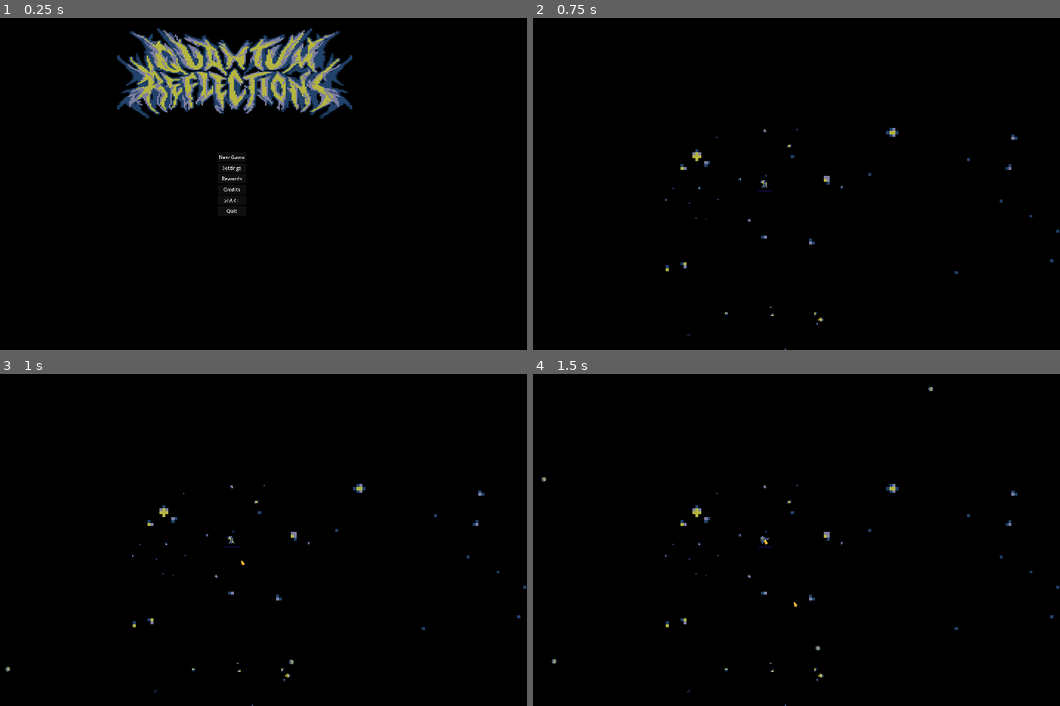
Above: before the commit, frames 1-4 (two rows, left to right).
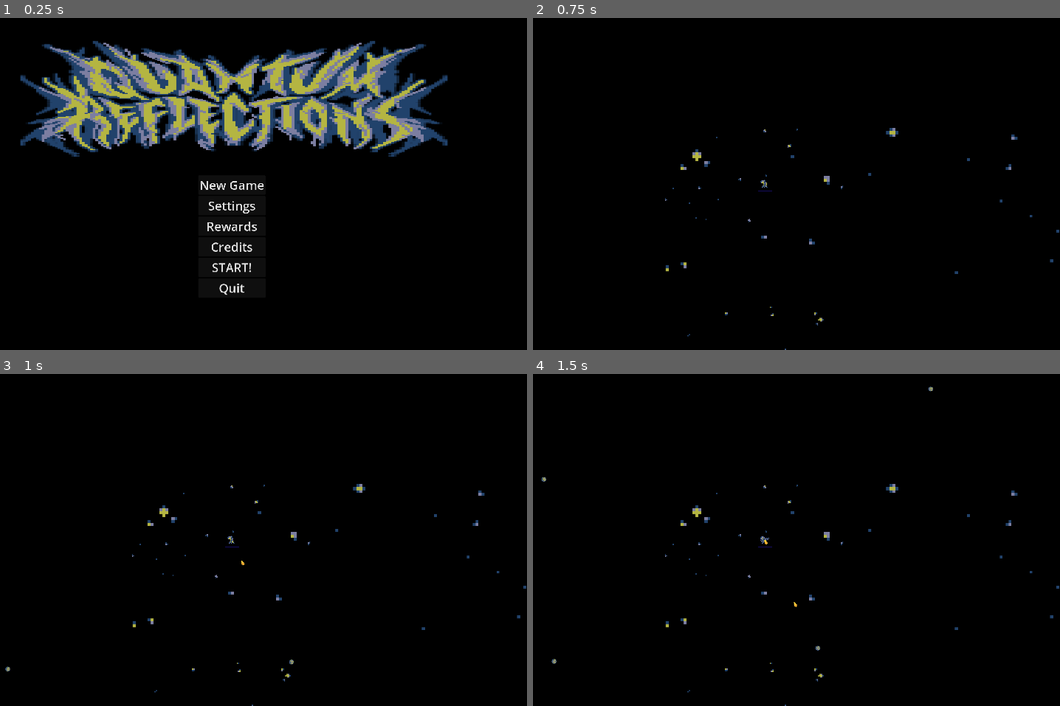
Above: after the commit, the same moments.

Repository: iparosds/Quantum-Reflections
Game: Godot game, scene res://scenes/menu.tscn
The game is run twice, just before and just after one commit, with the same random seed, the same clock (stepped at 60 frames per second) and the same inputs.
Inputs:
- Up to frame 1 (0.25 s): no input
- Up to frame 2 (0.75 s): click "New Game" at 0.5 s
- Up to frame 3 (1 s): no input
- Up to frame 4 (1.5 s): hold Right (move_right) from 1.28 s (still down)

The runs differ from the first frame. In frame 1, 20% of the frame differs, in the area x 3-86%, y 3-84%; in frame 2, nothing differs; in frame 3, nothing differs; in frame 4, nothing differs.

Commit message:
Ajustando tamanho do menu

Diff:
--- a/scenes/menu.tscn
+++ b/scenes/menu.tscn
@@ -1,7 +1,10 @@
-[gd_scene load_steps=3 format=3 uid="uid://bll1gjahn6i7g"]
+[gd_scene load_steps=4 format=3 uid="uid://bll1gjahn6i7g"]
 
 [ext_resource type="Script" path="res://scripts/menu.gd" id="1_l1qqr"]
 [ext_resource type="Texture2D" uid="uid://cqvqrxuxky4ih" path="res://assets/sprites/logo copiar.png" id="2_y8hp7"]
+
+[sub_resource type="Theme" id="Theme_uhqyi"]
+default_font_size = 40
 
 [node name="Menu" type="Control"]
 layout_mode = 3
@@ -10,10 +13,13 @@
 anchor_top = 0.5
 anchor_right = 0.5
 anchor_bottom = 0.5
+offset_top = 171.0
+offset_bottom = 171.0
 grow_horizontal = 2
 grow_vertical = 2
 size_flags_horizontal = 6
 size_flags_vertical = 4
+theme = SubResource("Theme_uhqyi")
 script = ExtResource("1_l1qqr")
 
 [node name="TextureRect" type="TextureRect" parent="."]
@@ -23,10 +29,10 @@
 anchor_top = 0.5
 anchor_right = 0.5
 anchor_bottom = 0.5
-offset_left = -373.0
-offset_top = -506.0
-offset_right = 392.0
-offset_bottom = -215.0
+offset_left = -688.0
+offset_top = -637.0
+offset_right = 702.0
+offset_bottom = -261.0
 grow_horizontal = 2
 grow_vertical = 2
 texture = ExtResource("2_y8hp7")
@@ -40,33 +46,41 @@
 grow_vertical = 2
 size_flags_horizontal = 4
 size_flags_vertical = 4
+theme = SubResource("Theme_uhqyi")
 
 [node name="VBoxContainer" type="VBoxContainer" parent="MarginContainer"]
 layout_mode = 2
 size_flags_stretch_ratio = 0.0
+theme = SubResource("Theme_uhqyi")
 
 [node name="New Game" type="Button" parent="MarginContainer/VBoxContainer"]
 layout_mode = 2
+theme = SubResource("Theme_uhqyi")
 text = "New Game"
 
 [node name="Settings" type="Button" parent="MarginContainer/VBoxContainer"]
 layout_mode = 2
+theme = SubResource("Theme_uhqyi")
 text = "Settings"
 
 [node name="Rewards" type="Button" parent="MarginContainer/VBoxContainer"]
 layout_mode = 2
+theme = SubResource("Theme_uhqyi")
 text = "Rewards"
 
 [node name="Credits" type="Button" parent="MarginContainer/VBoxContainer"]
 layout_mode = 2
+theme = SubResource("Theme_uhqyi")
 text = "Credits"
 
 [node name="START!" type="Button" parent="MarginContainer/VBoxContainer"]
 layout_mode = 2
+theme = SubResource("Theme_uhqyi")
 text = "START!"
 
 [node name="Quit" type="Button" parent="MarginContainer/VBoxContainer"]
 layout_mode = 2
+theme = SubResource("Theme_uhqyi")
 text = "Quit"
 
 [connection signal="pressed" from="MarginContainer/VBoxContainer/New Game" to="." method="_on_new_game_pressed"]
